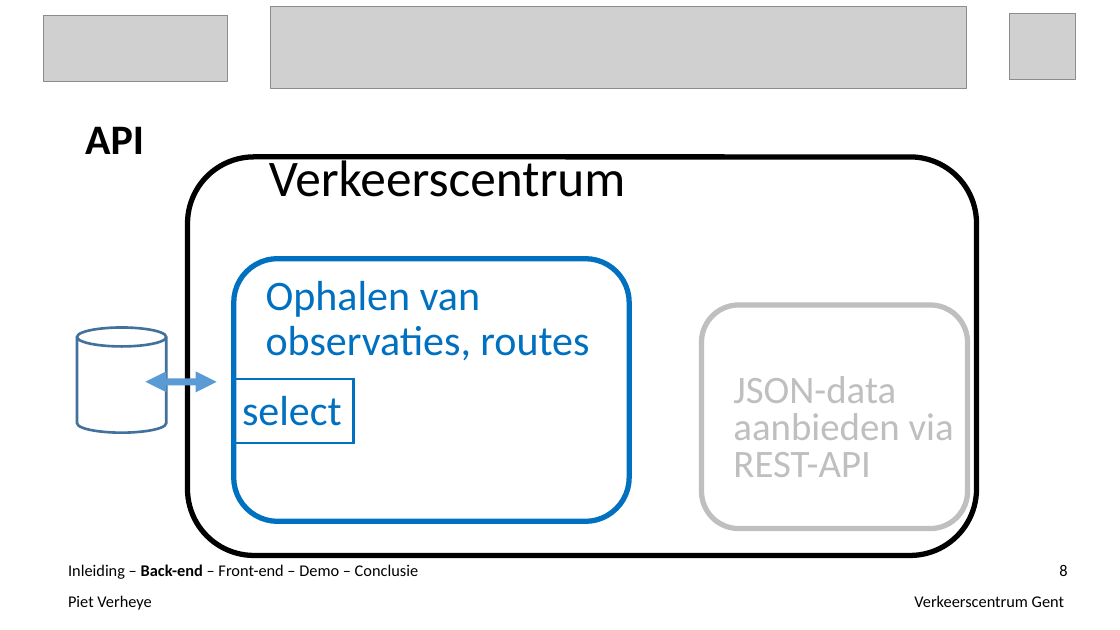
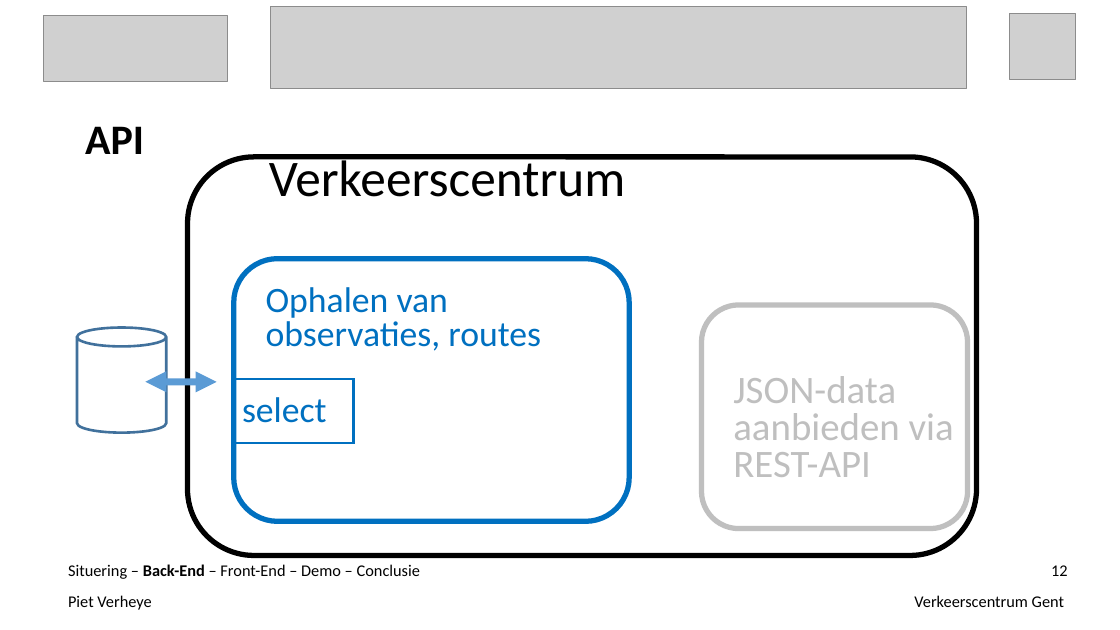
Before and after one commit to ghentlivinglab/Traffic-Travel-Time-Analyzer-1, a slide deck: slide 12 of Einddocumentatie/Presentatie.ppt (slide 8 before the commit). Drawn at 1120x630 pixels with LibreOffice and Linux fonts; fonts in the diff are those of the drawing; grey boxes stand for pictures. Boxes give left, top, right and bottom in pixels: in the first picture for what was removed or moved away, otherwise in the second. Text is boxed around its words. In the diff, an @@ line names an element or a change of style, - is before the commit and + after.

```diff
--- a/Einddocumentatie/Presentatie.ppt
+++ b/Einddocumentatie/Presentatie.ppt
@@ text "Ophalen van observaties, routes" at [266, 287, 541, 351]: size 36 to 30.6 pt; line spacing 0.9 to 0.8 @@
@@ text "select" at [242, 397, 327, 423]: size 36 to 30.6 pt; line spacing 0.9 to 0.8 @@
@@ text at [68, 564, 420, 579]: text changed @@
-Inleiding – Back-end – Front-end – Demo – Conclusie
+Situering – Back-End – Front-End – Demo – Conclusie
@@ page number at [1051, 565, 1068, 576]: text changed @@
-8
+12
```
Also in this commit, not shown: 20 other slides changed, 6 slides added, 1 slide removed, 1 other file.
